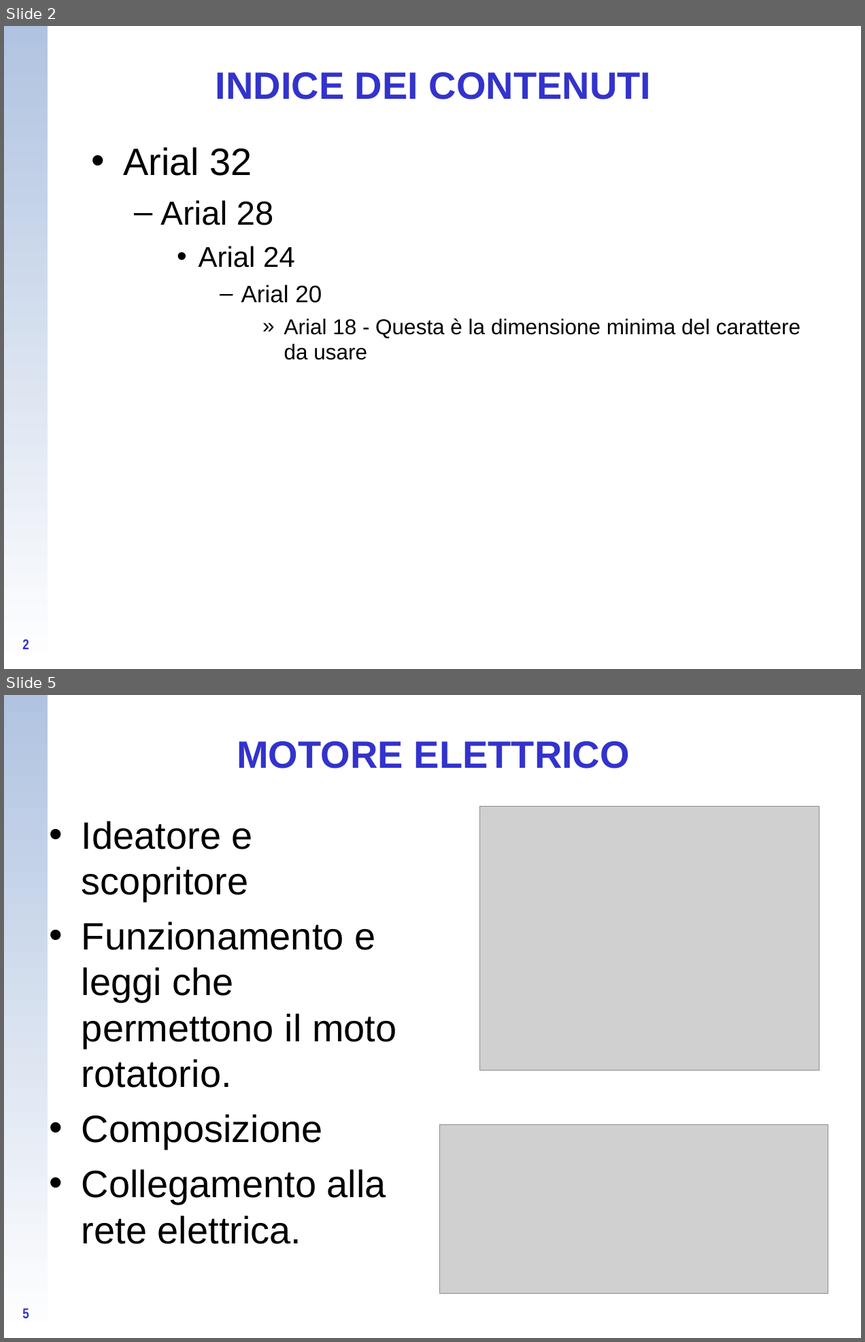
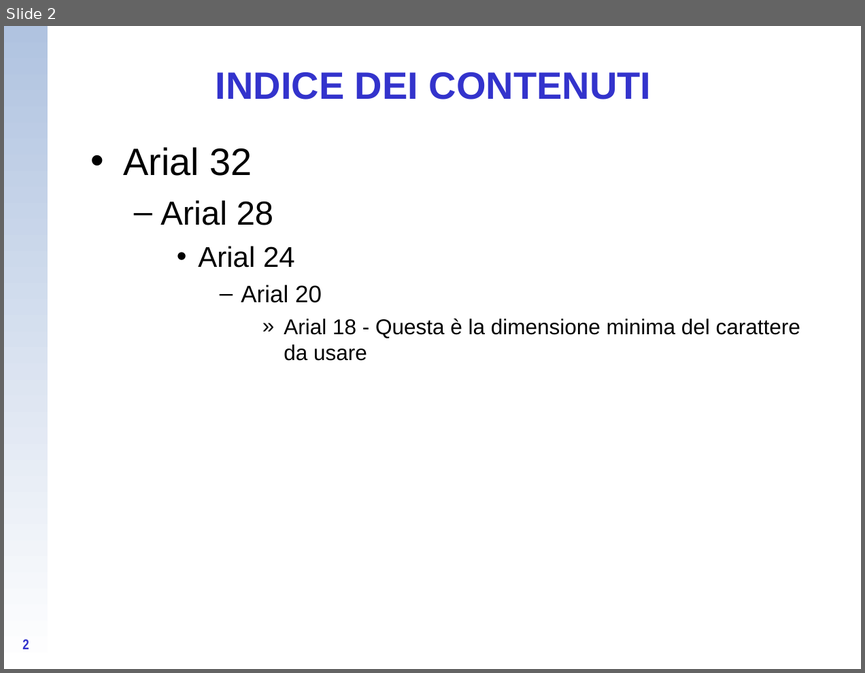
Before and after one commit to CampelloManuel/progetto-esame, a slide deck: tesina/Presentazione_tipo_Energia (te ne ho salvata una copia fusco, sei libero di usarla).ppt. Shown one above the other, each under a label of ours: slides 2 and 5 before the commit, slide 2 after it; the slides between them are not shown. The pictures are 865x1342 and 865x673 pixels, drawn with LibreOffice and Linux fonts; fonts in the diff are those of the drawing; grey boxes stand for pictures; background and template pictures are left out. Boxes give left, top, right and bottom in pixels: in the first picture for what was removed or moved away, otherwise in the second. Text is boxed around its words. In the diff, an @@ line names an element or a change of style, - is before the commit and + after.

```diff
--- a/tesina/Presentazione_tipo_Energia (te ne ho salvata una copia fusco, sei libero di usarla).ppt
+++ b/tesina/Presentazione_tipo_Energia (te ne ho salvata una copia fusco, sei libero di usarla).ppt
@@ slide 5 removed at (4, 695, 861, 1338), background picture (left out); not listed: 1 template element that a slide beside it also shows @@
@@ title removed at (237, 741, 630, 768) @@
-MOTORE ELETTRICO
@@ picture removed at (479, 807, 819, 1070) @@
@@ text removed at (82, 821, 396, 1244) @@
-• Ideatore e scopritore
-• Funzionamento e leggi che permettono il moto rotatorio.
-• Composizione
-• Collegamento alla rete elettrica.
@@ picture removed at (439, 1124, 827, 1293) @@
@@ page number removed at (22, 1308, 29, 1318) @@
-5
```
Also in this commit, not shown: 1 slide changed, 2 slides added, 6 other slides removed, 3 other files.
